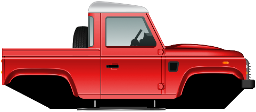
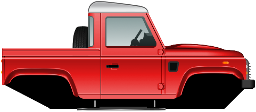
Layered file, before and after one edit (256px x 112px). Changes by layer:
painted on "Lid" over left=88, top=1, right=148, bottom=12
